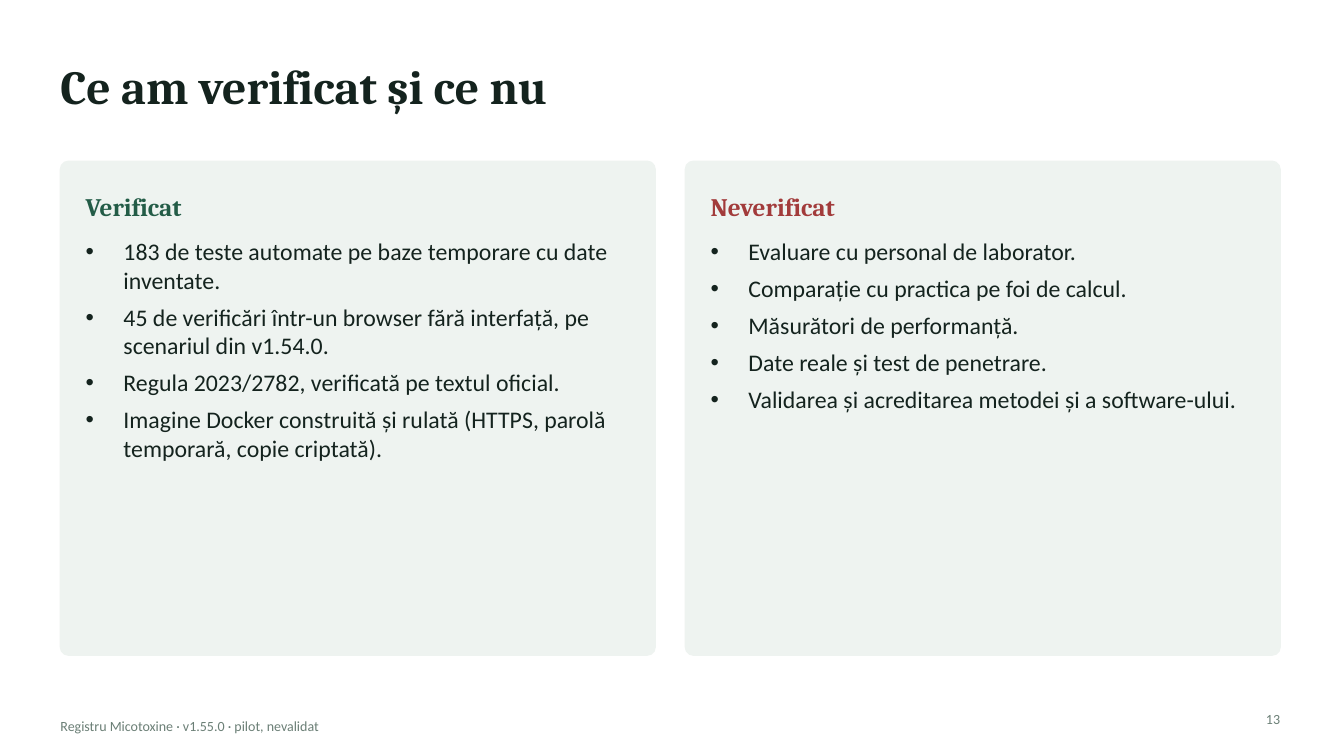
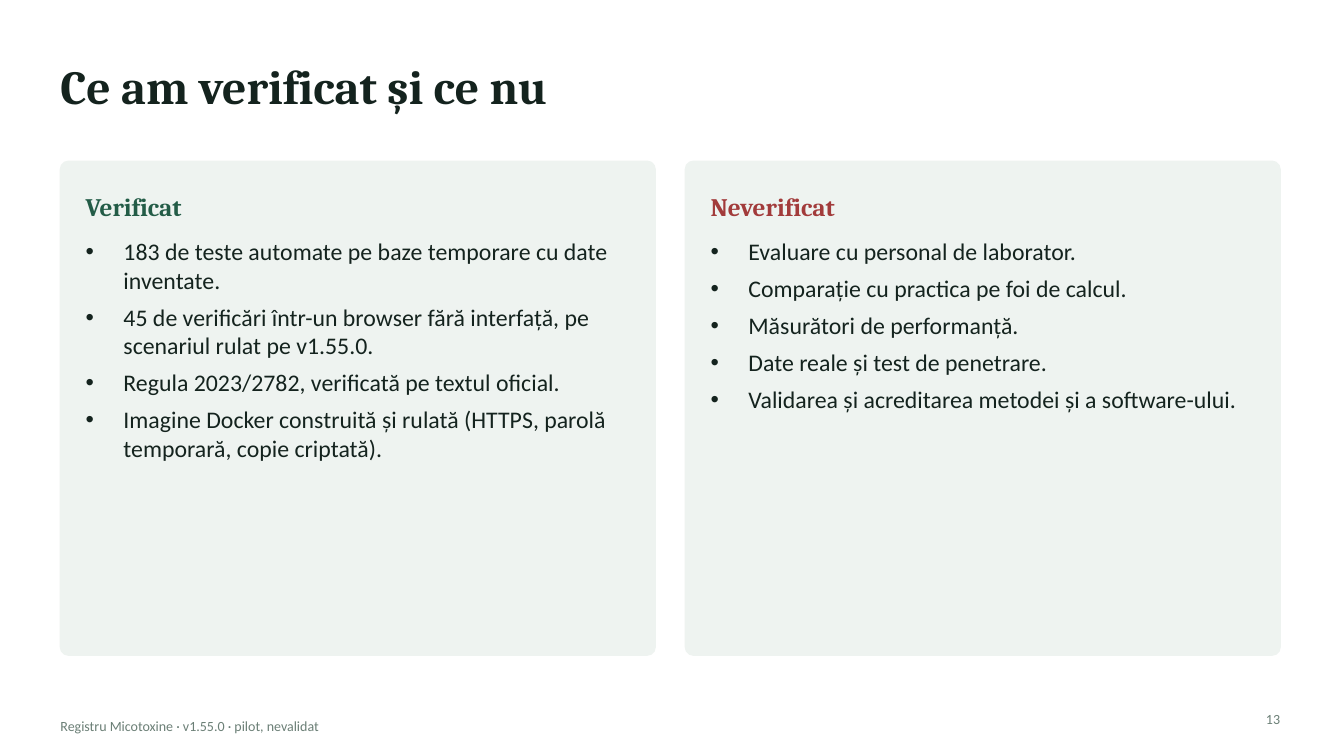
Before and after one commit to Radu-Cristian-Toma/registru-micotoxine, a slide deck: slide 13 of docs/prezentari/Prezentare_workshop_v1.55.0.pptx. Drawn at 1344x756 pixels with LibreOffice and Linux fonts; fonts in the diff are those of the drawing. Boxes give left, top, right and bottom in pixels: in the first picture for what was removed or moved away, otherwise in the second. Text is boxed around its words. In the diff, an @@ line names an element or a change of style, - is before the commit and + after.

```diff
--- a/docs/prezentari/Prezentare_workshop_v1.55.0.pptx
+++ b/docs/prezentari/Prezentare_workshop_v1.55.0.pptx
@@ text at <box>123,309,589,358</box>: text changed @@
-• 45 de verificări într-un browser fără interfață, pe scenariul din v1.54.0.
+• 45 de verificări într-un browser fără interfață, pe scenariul rulat pe v1.55.0.
```
